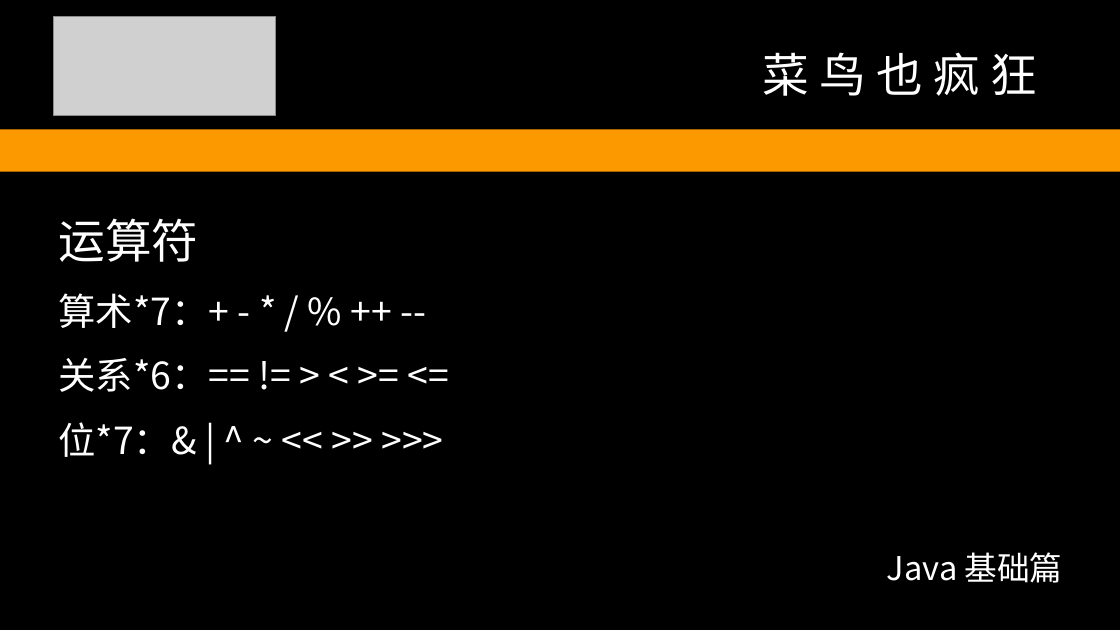
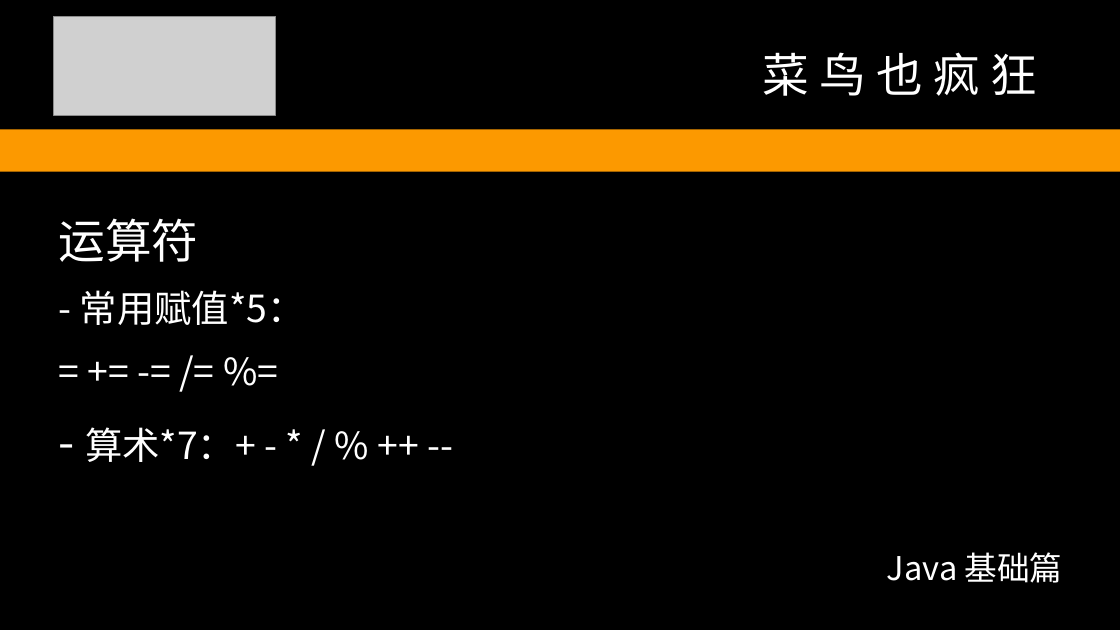
Before and after one commit to redskirt/liu-coding, a slide deck: slide 17 of doc/LiuCoding-TUT 2.pptx. Drawn at 1120x630 pixels with LibreOffice and Linux fonts; fonts in the diff are those of the drawing; grey boxes stand for pictures. Boxes give left, top, right and bottom in pixels: in the first picture for what was removed or moved away, otherwise in the second. Text is boxed around its words. In the diff, an @@ line names an element or a change of style, - is before the commit and + after.

```diff
--- a/doc/LiuCoding-TUT 2.pptx
+++ b/doc/LiuCoding-TUT 2.pptx
@@ text at bbox=[80, 290, 305, 462]: text changed @@
-算术*7：+ - * / % ++ --
-关系*6：== != > < >= <=
-位*7：& | ^ ~ << >> >>>
+- 常用赋值*5：
+= += -= /= %=
+- 算术*7：+ - * / % ++ --
```
Also in this commit, not shown: 14 other slides changed, 10 slides added, 5 other files.
